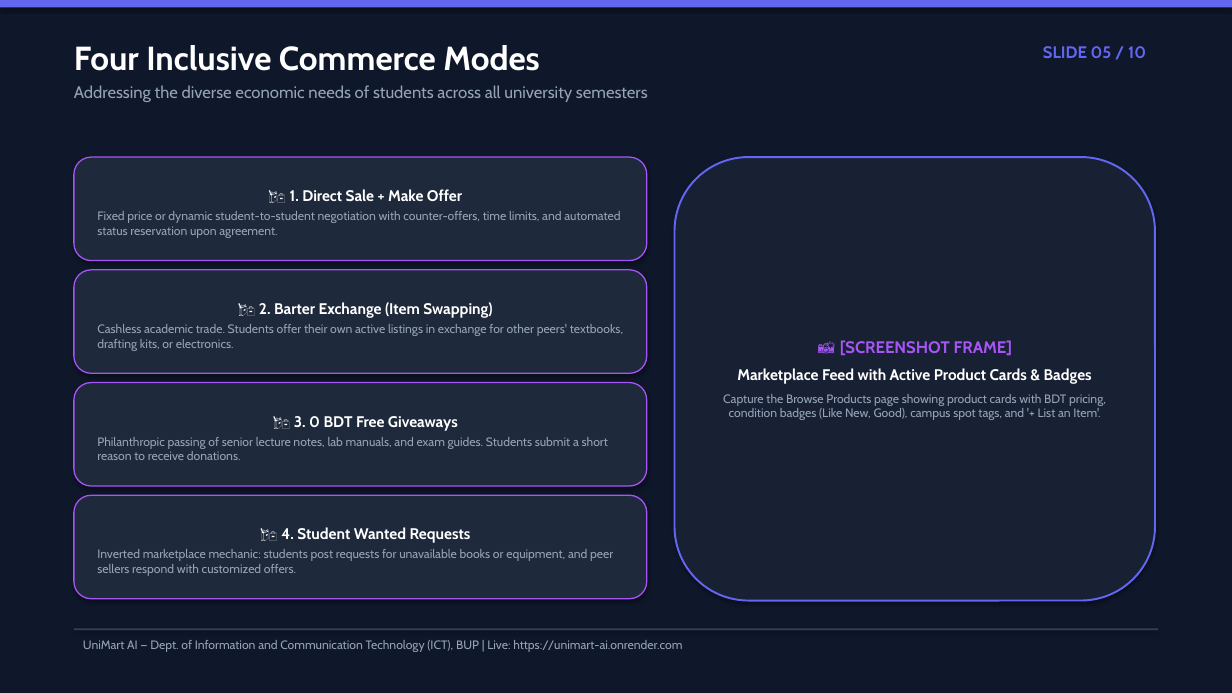
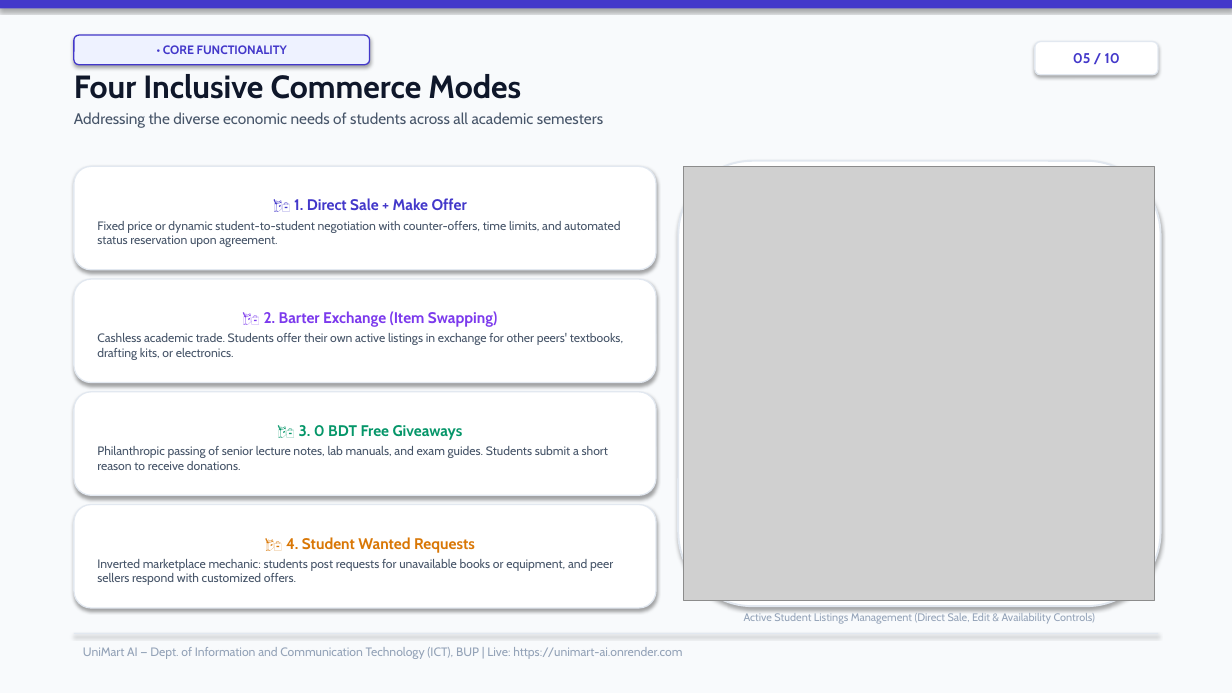
Before and after one commit to Delwar2004/unimart-ai, a slide deck: slide 5 of UniMart_AI_Defense_Presentation.pptx. Drawn at 1232x693 pixels with LibreOffice and Linux fonts; fonts in the diff are those of the drawing; grey boxes stand for pictures. Boxes give left, top, right and bottom in pixels: in the first picture for what was removed or moved away, otherwise in the second. Text is boxed around its words. In the diff, an @@ line names an element or a change of style, - is before the commit and + after.

Commit message:
Create MIT-grade professional white presentation with embedded real screenshots and ICT dept branding

```diff
--- a/UniMart_AI_Defense_Presentation.pptx
+++ b/UniMart_AI_Defense_Presentation.pptx
@@ rectangle at box(0, 0, 1232, 693): fill #0F172A to #F8FAFC @@
@@ rectangle at box(0, 0, 1232, 8): fill #6366F1 to #4338CA @@
@@ rounded rectangle added at box(74, 35, 370, 65), fill #EEF2FF, outline #4338CA 1 pt, 9.5 pt, text #4338CA, bold @@
+• CORE FUNCTIONALITY
@@ rounded rectangle "05 / 10": place and size @@
-rounded rectangle "05 / 10" at box(1043, 46, 1146, 59)
+rounded rectangle "05 / 10" at box(1035, 42, 1158, 75)
@@ rounded rectangle "05 / 10" at box(1035, 42, 1158, 75): vertical alignment top to middle; fill none to #FFFFFF; outline none to #E2E8F0 1 pt; shadow on @@
@@ text in rounded rectangle at box(1073, 53, 1120, 63): text changed; size 13 to 11 pt; text colour #6366F1 to #4338CA @@
-SLIDE 05 / 10
+05 / 10
@@ text at box(74, 74, 521, 99): size 26 to 25 pt, text colour #FFFFFF to #0F172A in "Four Inclusive Commerce Modes" @@
@@ text "Four Inclusive Commerce Modes": place and size @@
-text "Four Inclusive Commerce Modes" at box(74, 45, 648, 102)
+text "Four Inclusive Commerce Modes" at box(74, 74, 603, 128)
@@ text at box(74, 112, 603, 128): text changed; size 13 to 12 pt; text colour #94A3B8 to #475569 @@
-Addressing the diverse economic needs of students across all university semesters
+Addressing the diverse economic needs of students across all academic semesters
@@ rounded rectangle "🛍️ 1. Direct Sale + ...": place and size @@
-rounded rectangle "🛍️ 1. Direct Sale + ..." at box(74, 157, 647, 261)
+rounded rectangle "🛍️ 1. Direct Sale + ..." at box(74, 166, 656, 270)
@@ rounded rectangle "🛍️ 1. Direct Sale + ..." at box(74, 166, 656, 270): text colour #FFFFFF to #4338CA in "🛍️ 1. Direct Sale + Make Offer"; text colour #94A3B8 to #475569 in "Fixed price or dynamic student-to-student negotiation with ..."; fill #1E293B to #FFFFFF; outline #A855F7 1 pt to #E2E8F0 1 pt @@
@@ rounded rectangle: place and size @@
-rounded rectangle at box(675, 157, 1155, 601)
+rounded rectangle at box(678, 161, 1161, 606)
@@ rounded rectangle at box(678, 161, 1161, 606): fill #182134 to #FFFFFF; outline #6366F1 1.5 pt to #E2E8F0 1.5 pt @@
@@ picture added at box(684, 166, 1155, 601) @@
@@ rounded rectangle "🛍️ 2. Barter Exchange (Item ...": place and size @@
-rounded rectangle "🛍️ 2. Barter Exchange (Item ..." at box(74, 270, 647, 373)
+rounded rectangle "🛍️ 2. Barter Exchange (Item ..." at box(74, 279, 656, 383)
@@ rounded rectangle "🛍️ 2. Barter Exchange (Item ..." at box(74, 279, 656, 383): text colour #FFFFFF to #7C3AED in "🛍️ 2. Barter Exchange (Item Swapping)"; text colour #94A3B8 to #475569 in "Cashless academic trade. Students offer their own ..."; fill #1E293B to #FFFFFF; outline #A855F7 1 pt to #E2E8F0 1 pt @@
@@ text removed at box(723, 340, 1106, 420) @@
-📸 [SCREENSHOT FRAME]
-Marketplace Feed with Active Product Cards & Badges
-Capture the Browse Products page showing product cards with BDT pricing, condition badges (Like New, Good), campus spot tags, and '+ List an Item'.
@@ rounded rectangle "🛍️ 3. 0 BDT Free ...": place and size @@
-rounded rectangle "🛍️ 3. 0 BDT Free ..." at box(74, 383, 647, 486)
+rounded rectangle "🛍️ 3. 0 BDT Free ..." at box(74, 392, 656, 495)
@@ rounded rectangle "🛍️ 3. 0 BDT Free ..." at box(74, 392, 656, 495): text colour #FFFFFF to #059669 in "🛍️ 3. 0 BDT Free Giveaways"; text colour #94A3B8 to #475569 in "Philanthropic passing of senior lecture notes, lab ..."; fill #1E293B to #FFFFFF; outline #A855F7 1 pt to #E2E8F0 1 pt @@
@@ rounded rectangle "🛍️ 4. Student Wanted Requests": place and size @@
-rounded rectangle "🛍️ 4. Student Wanted Requests" at box(74, 495, 647, 599)
+rounded rectangle "🛍️ 4. Student Wanted Requests" at box(74, 505, 656, 608)
@@ rounded rectangle "🛍️ 4. Student Wanted Requests" at box(74, 505, 656, 608): text colour #FFFFFF to #D97706 in "🛍️ 4. Student Wanted Requests"; text colour #94A3B8 to #475569 in "Inverted marketplace mechanic: students post requests for ..."; fill #1E293B to #FFFFFF; outline #A855F7 1 pt to #E2E8F0 1 pt @@
@@ text added at box(744, 613, 1095, 624), 8.5 pt, text #94A3B8 @@
+Active Student Listings Management (Direct Sale, Edit & Availability Controls)
@@ text "UniMart AI — Dept. of ...": place and size @@
-text "UniMart AI — Dept. of ..." at box(83, 640, 682, 652)
+text "UniMart AI — Dept. of ..." at box(83, 647, 682, 659)
@@ rectangle: place and size @@
-rectangle at box(74, 628, 1158, 630)
+rectangle at box(74, 633, 1158, 634)
@@ rectangle at box(74, 633, 1158, 634): fill #334155 to #E2E8F0 @@
```
Also in this commit, not shown: 9 other slides changed, 11 other files.
